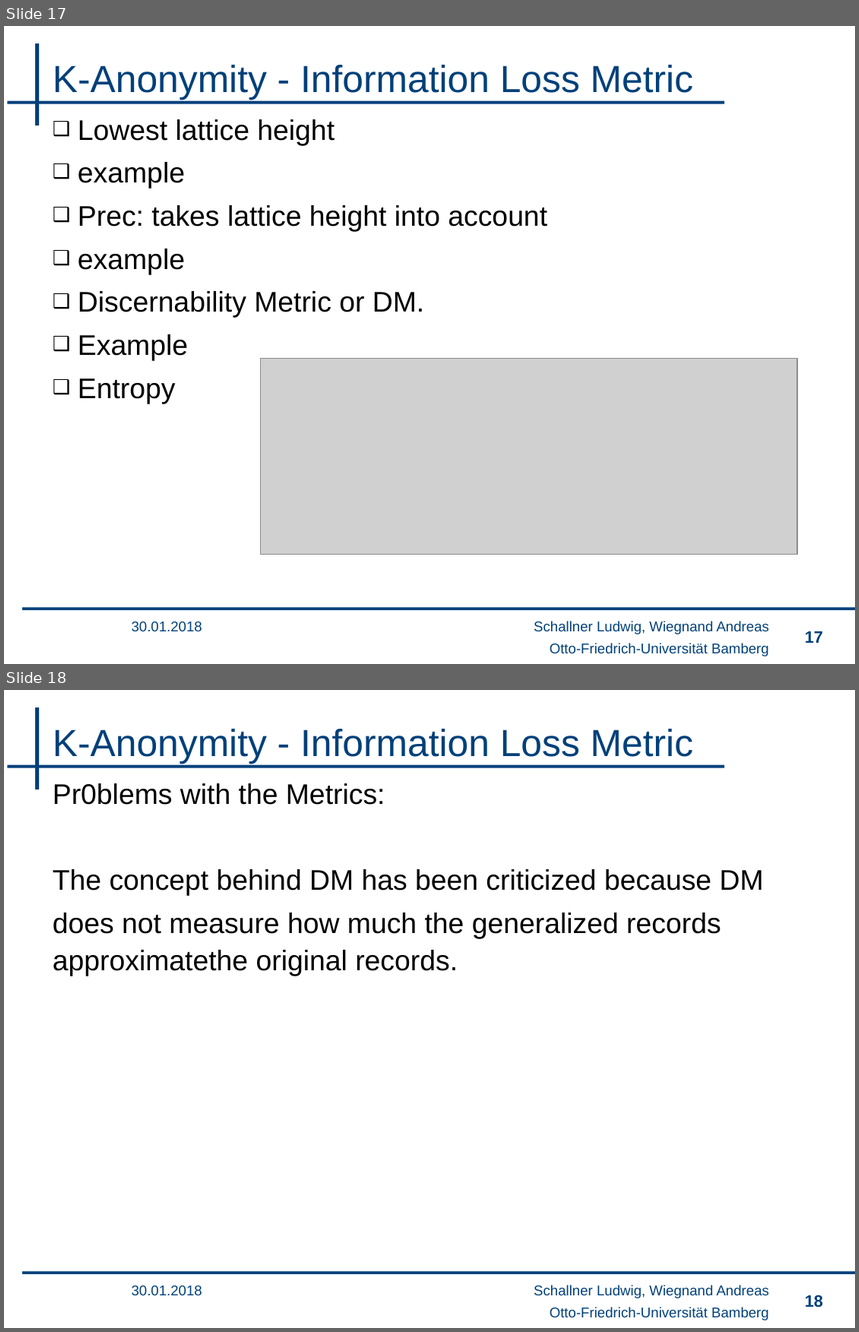
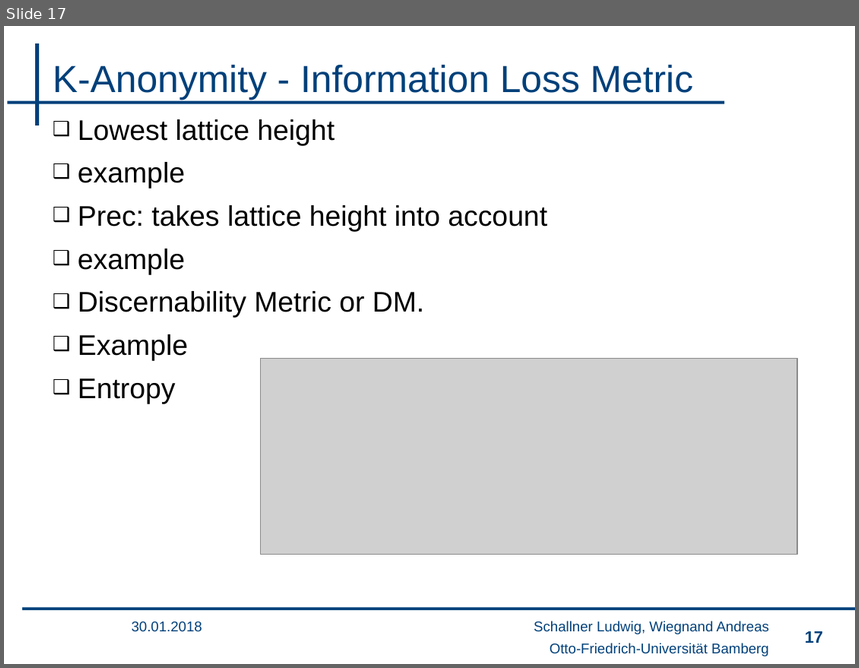
Before and after one commit to wsgan001/PSI-MSem, a slide deck: presentation/sicherheits_final_anV2.pptx. Shown one above the other, each under a label of ours: slides 17 and 18 before the commit, slide 17 after it. The pictures are 859x1332 and 859x668 pixels, drawn with LibreOffice and Linux fonts; fonts in the diff are those of the drawing; grey boxes stand for pictures; background and template pictures are left out. Boxes give left, top, right and bottom in pixels: in the first picture for what was removed or moved away, otherwise in the second. Text is boxed around its words. In the diff, an @@ line names an element or a change of style, - is before the commit and + after.

```diff
--- a/presentation/sicherheits_final_anV2.pptx
+++ b/presentation/sicherheits_final_anV2.pptx
@@ slide 18 removed at box(4, 690, 855, 1328), background #FFFFFF; not listed: 4 template elements that a slide beside it also shows @@
@@ title removed at box(53, 729, 693, 764) @@
-K-Anonymity - Information Loss Metric
@@ text removed at box(53, 783, 764, 977) @@
-Pr0blems with the Metrics:
-The concept behind DM has been criticized because DM
-does not measure how much the generalized records approximatethe original records.
@@ text removed at box(132, 1286, 202, 1296) @@
-30.01.2018
@@ text removed at box(534, 1285, 769, 1299) @@
-Schallner Ludwig, Wiegnand Andreas
@@ page number removed at box(805, 1295, 823, 1308) @@
-18
```
Also in this commit, not shown: 4 slides changed.
